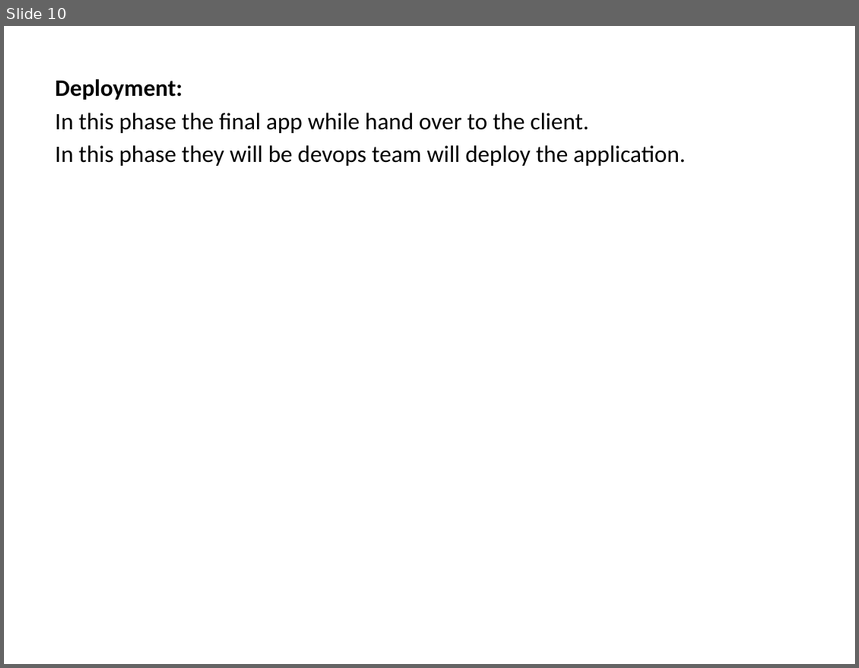
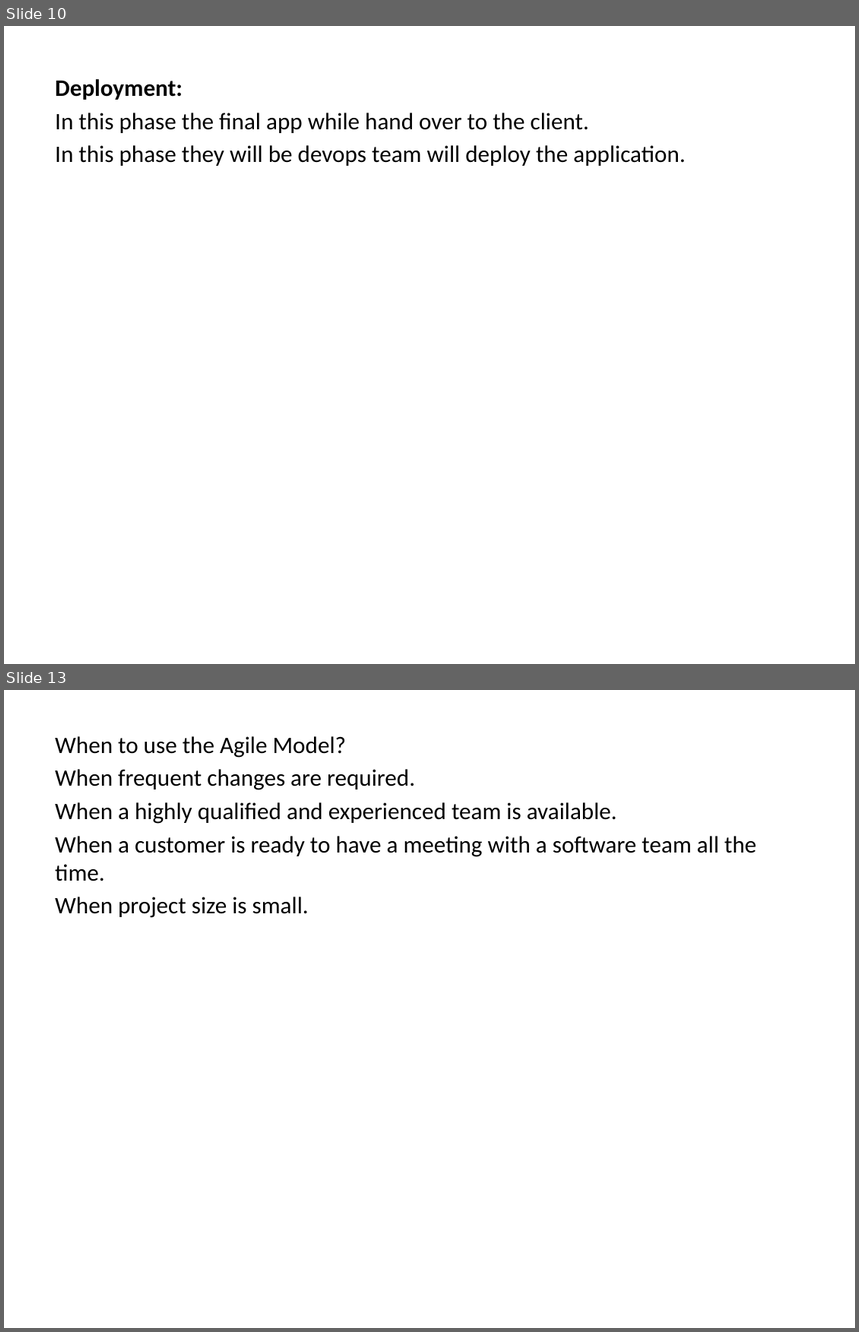
Before and after one commit to pagidipalaravi/dileep, a slide deck: sdlc/SDLC.pptx. Shown one above the other, each under a label of ours: slide 10 before the commit, slides 10 and 13 after it; the slides between them are not shown. The pictures are 859x668 and 859x1332 pixels, drawn with LibreOffice and Linux fonts; fonts in the diff are those of the drawing. Boxes give left, top, right and bottom in pixels: in the first picture for what was removed or moved away, otherwise in the second. Text is boxed around its words. In the diff, an @@ line names an element or a change of style, - is before the commit and + after.

```diff
--- a/sdlc/SDLC.pptx
+++ b/sdlc/SDLC.pptx
@@ slide 13 added at (x1=4, y1=690, x2=855, y2=1328), background #FFFFFF @@
@@ text added at (x1=55, y1=736, x2=756, y2=918), 20 pt, text #000000 @@
+When to use the Agile Model?
+When frequent changes are required.
+When a highly qualified and experienced team is available.
+When a customer is ready to have a meeting with a software team all the time.
+When project size is small.
```
Also in this commit, not shown: 2 other slides added, 23 other files.
